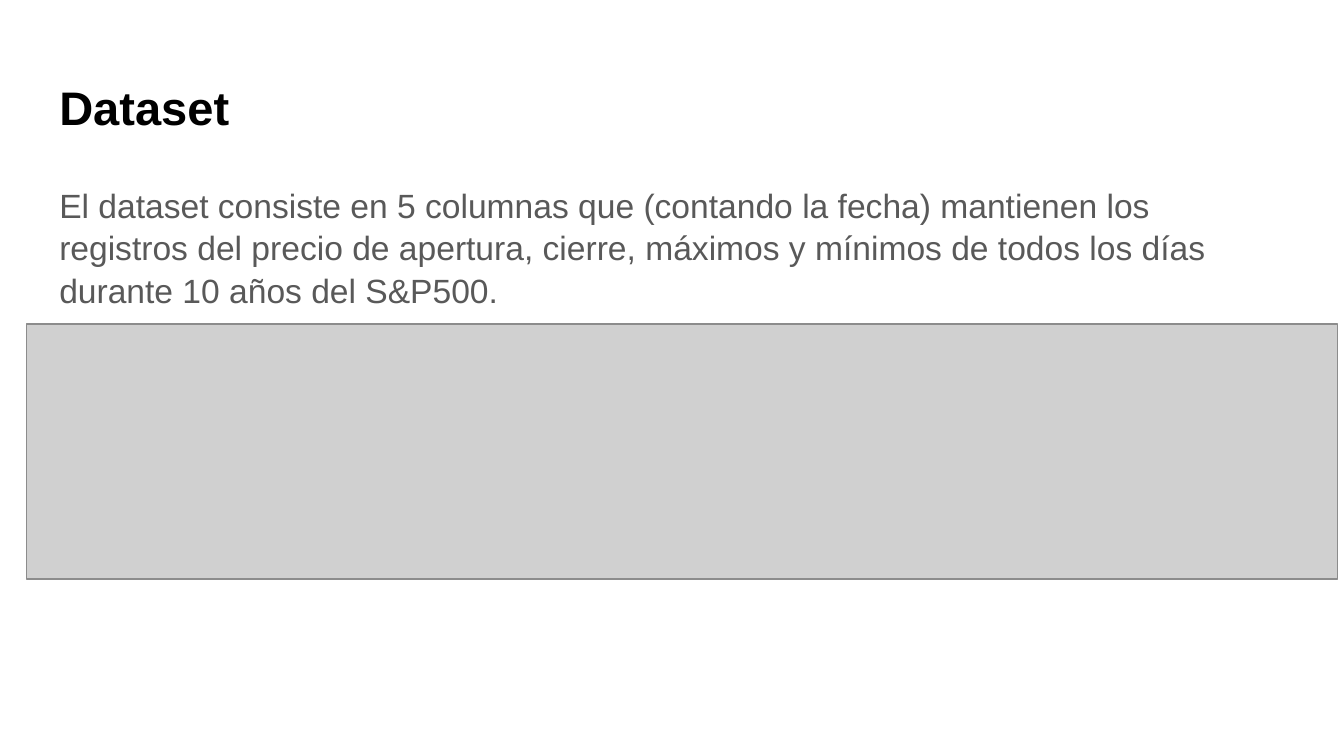
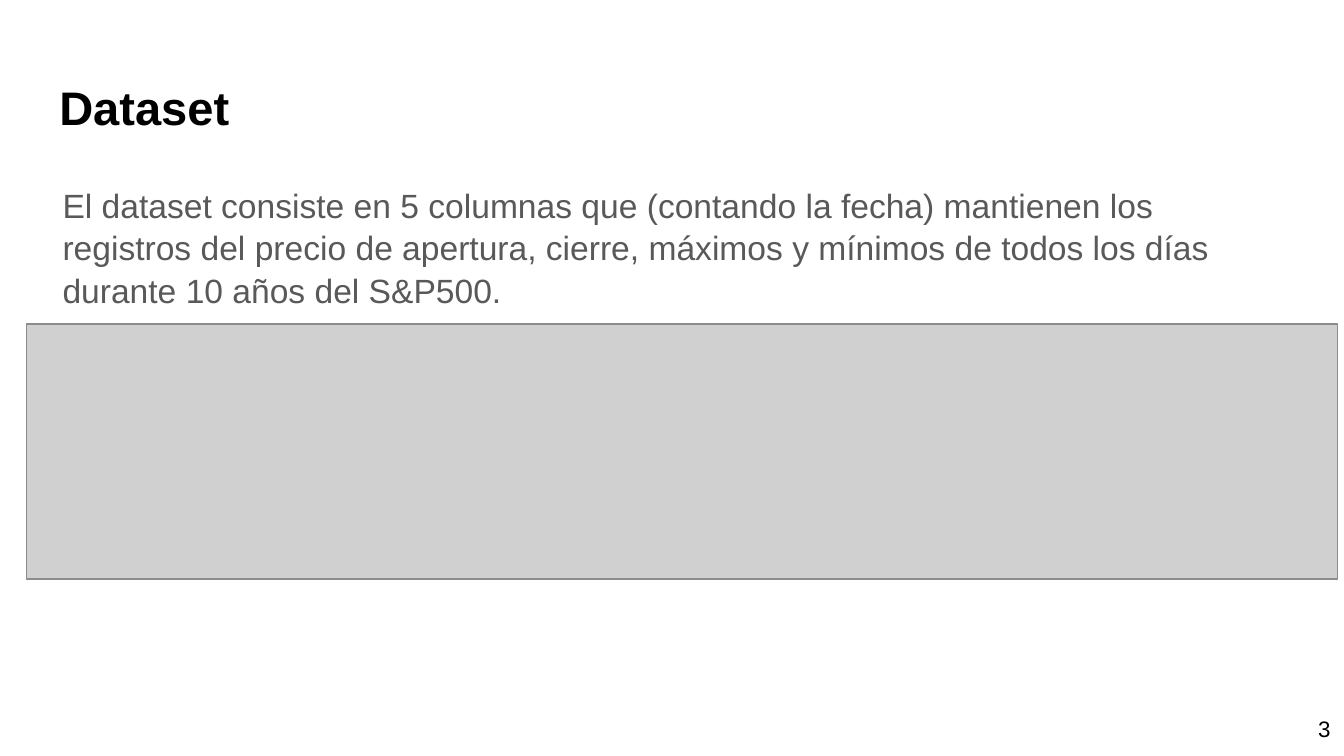
Before and after one commit to Horus19/ProyectoIA, a slide deck: slide 5 of Presentacion.pptx (slide 4 before the commit). Drawn at 1344x756 pixels with LibreOffice and Linux fonts; fonts in the diff are those of the drawing; grey boxes stand for pictures. Boxes give left, top, right and bottom in pixels: in the first picture for what was removed or moved away, otherwise in the second. Text is boxed around its words. In the diff, an @@ line names an element or a change of style, - is before the commit and + after.

```diff
--- a/Presentacion.pptx
+++ b/Presentacion.pptx
@@ text "El dataset consiste en 5 ...": place and size @@
-text "El dataset consiste en 5 ..." at <box>59,193,1206,304</box>
+text "El dataset consiste en 5 ..." at <box>63,193,1209,304</box>
@@ text added at <box>1318,721,1330,738</box>, 12 pt, text #000000 @@
+3
```
Also in this commit, not shown: 9 other slides changed, 3 slides added, 9 other files.
